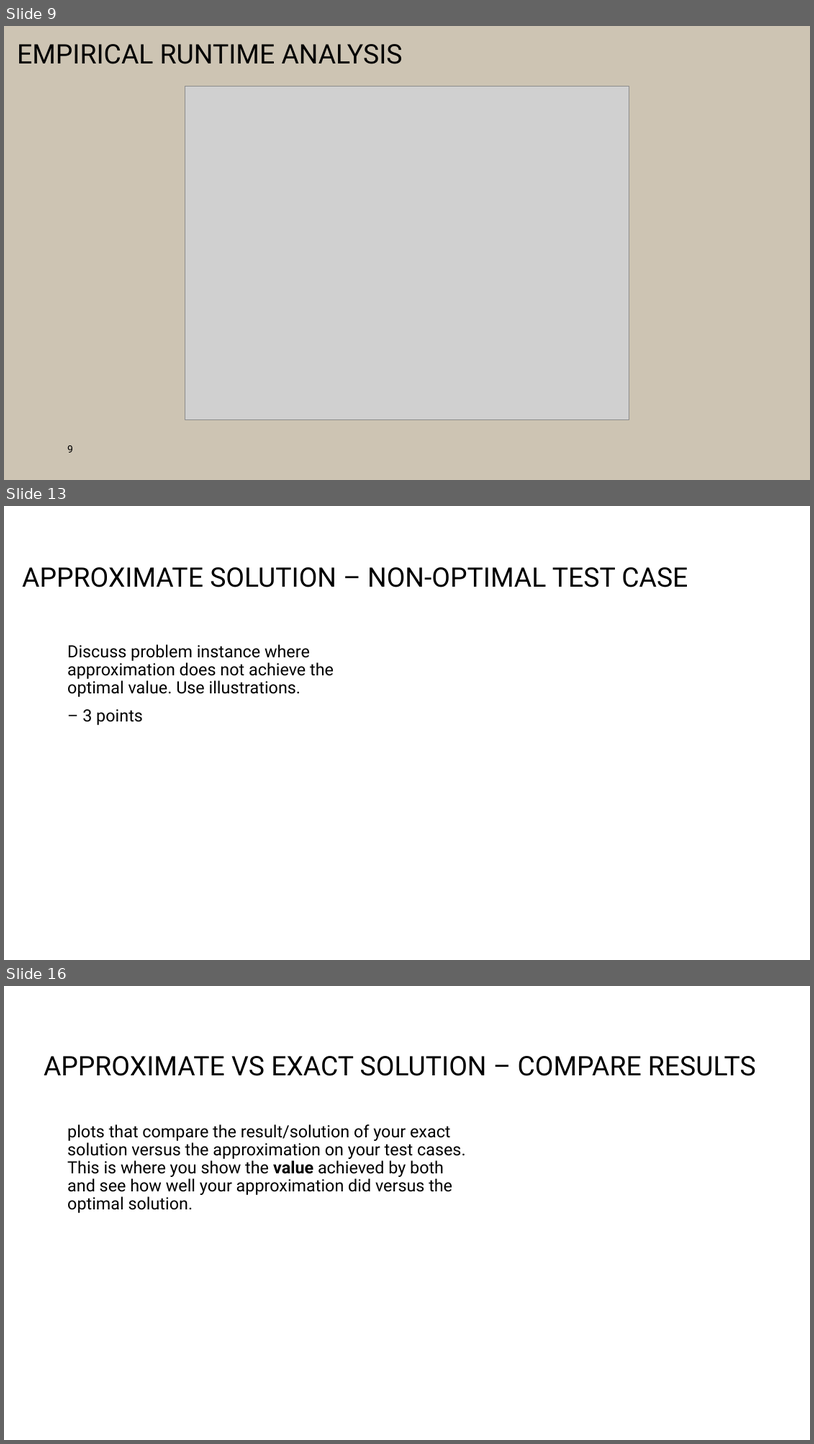
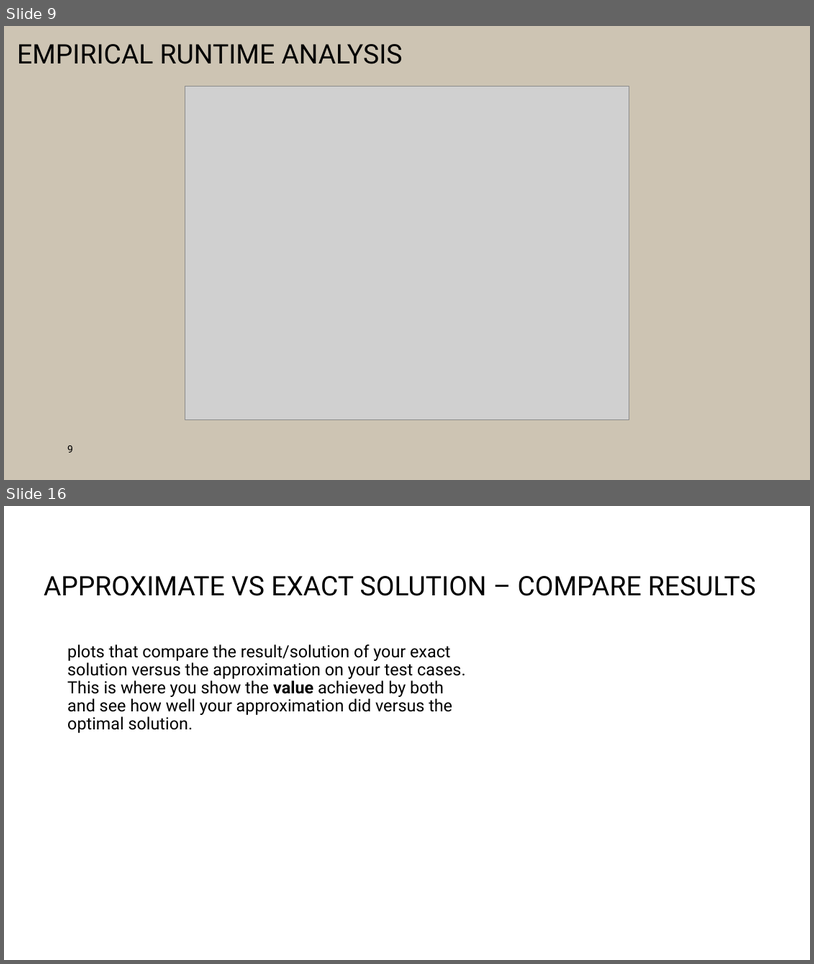
Before and after one commit to PictureOfGray/CS412-Team-NAME, a slide deck: presentations/TeamNAMETSP.pptx. Shown one above the other, each under a label of ours: slides 9, 13 and 16 before the commit, slides 9 and 16 after it; the slides between them are not shown. The pictures are 814x1444 and 814x964 pixels, drawn with LibreOffice and Linux fonts; fonts in the diff are those of the drawing; grey boxes stand for pictures; background and template pictures are left out. Boxes give left, top, right and bottom in pixels: in the first picture for what was removed or moved away, otherwise in the second. Text is boxed around its words. In the diff, an @@ line names an element or a change of style, - is before the commit and + after.

```diff
--- a/presentations/TeamNAMETSP.pptx
+++ b/presentations/TeamNAMETSP.pptx
@@ slide 13 removed at [4,506,810,960], background #FFFFFF @@
@@ title removed at [22,567,688,587] @@
-APPROXIMATE SOLUTION – NON-OPTIMAL TEST CASE
@@ text removed at [67,644,334,725] @@
-Discuss problem instance where approximation does not achieve the optimal value. Use illustrations.
-– 3 points
```
Also in this commit, not shown: 4 slides changed, 4 slides added, 1 other slide removed, 1 other file.
